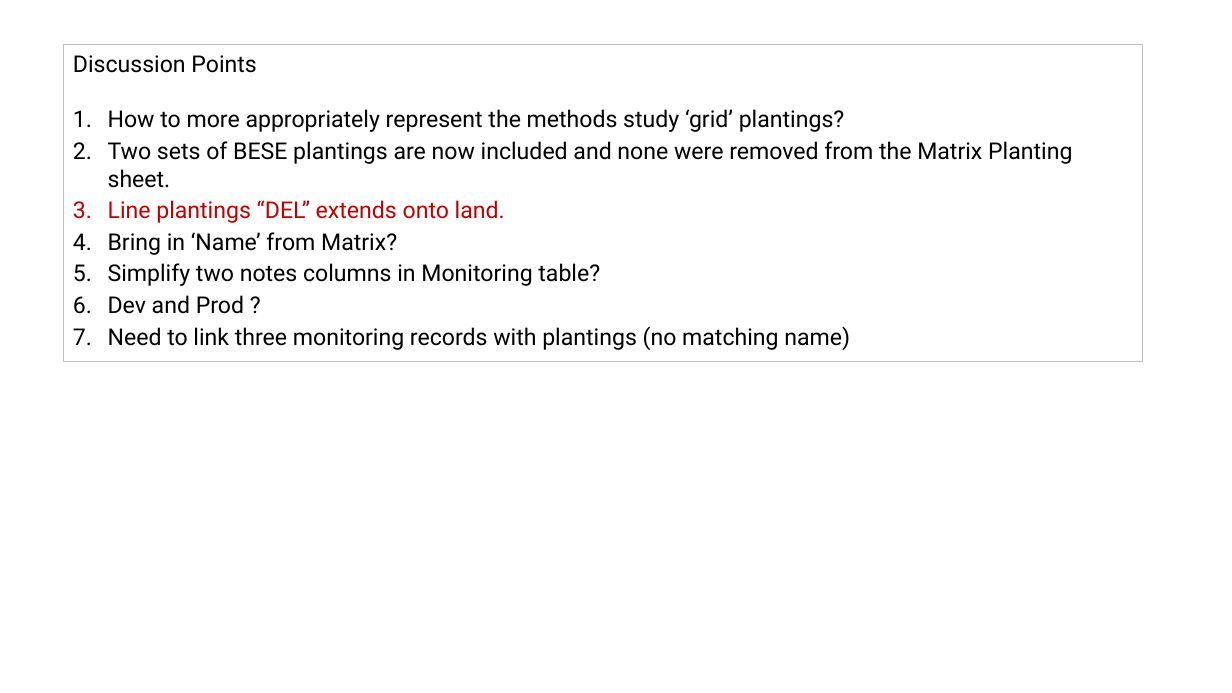
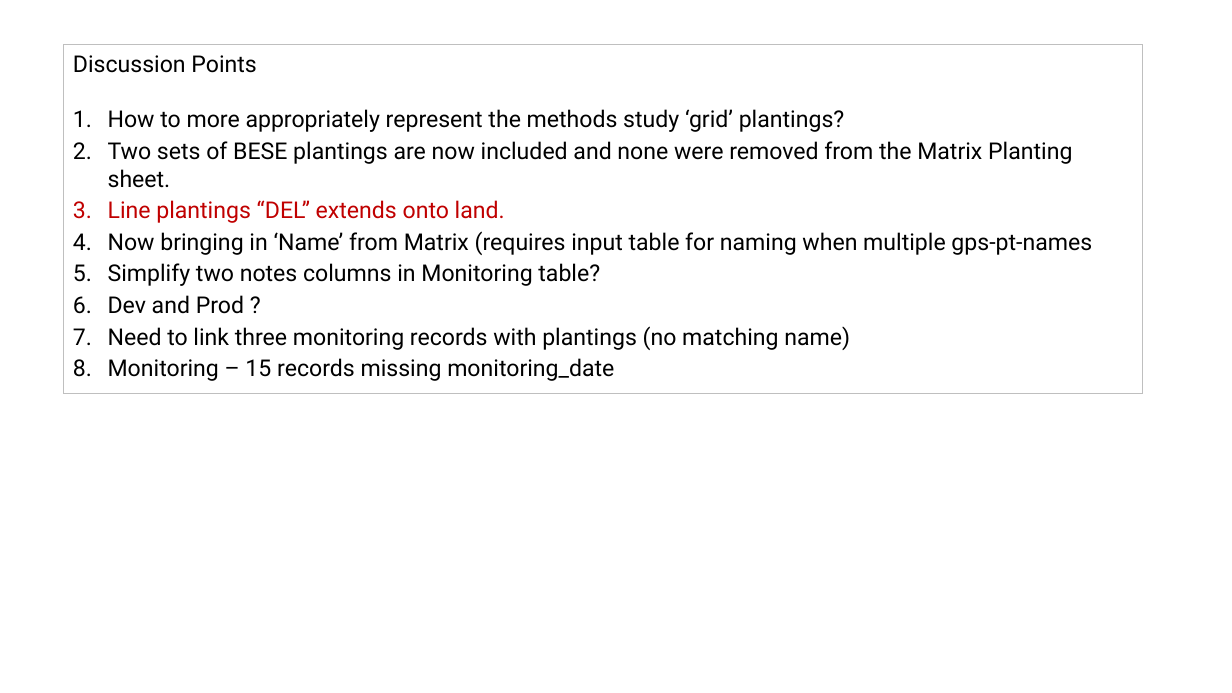
Before and after one commit to WA-Nearshore/seagrass-restoration-processing, a slide deck: slide 19 of docs/seagrass_restoration_storymap_notes.pptx (slide 18 before the commit). Drawn at 1232x693 pixels with LibreOffice and Linux fonts; fonts in the diff are those of the drawing. Boxes give left, top, right and bottom in pixels: in the first picture for what was removed or moved away, otherwise in the second. Text is boxed around its words. In the diff, an @@ line names an element or a change of style, - is before the commit and + after.

Commit message:
Extracting structure in monitoring data and BESE/grid

```diff
--- a/docs/seagrass_restoration_storymap_notes.pptx
+++ b/docs/seagrass_restoration_storymap_notes.pptx
@@ rectangle "Discussion Points": place and size @@
-rectangle "Discussion Points" at (64,45,1142,361)
+rectangle "Discussion Points" at (64,45,1142,394)
@@ text in rectangle at (108,231,1092,255): text changed @@
-4. Bring in ‘Name’ from Matrix?
+4. Now bringing in ‘Name’ from Matrix (requires input table for naming when multiple gps-pt-names
@@ text in rectangle at (108,358,614,381): paragraph added @@
+8. Monitoring – 15 records missing monitoring_date
```
Also in this commit, not shown: 2 other slides changed, 3 slides added, 8 other files.
